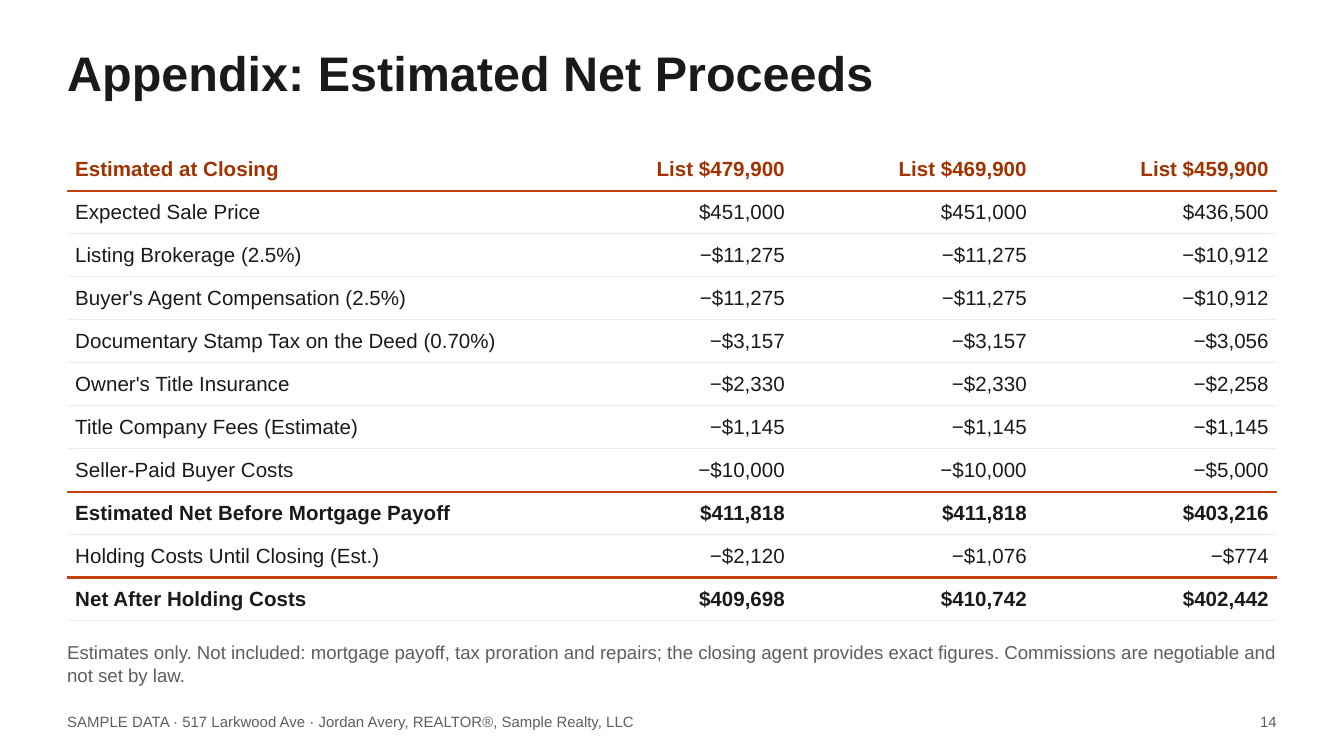
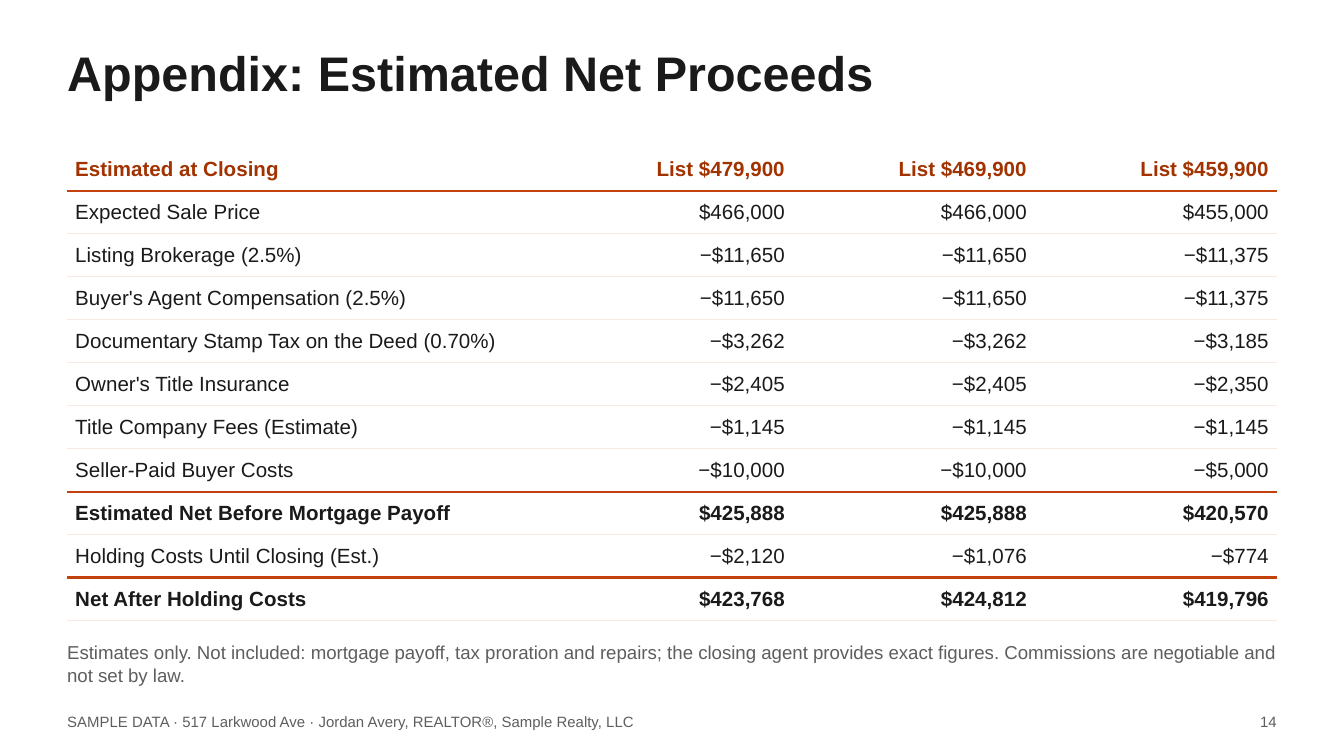
Before and after one commit to axelrivera/real-estate-skills, a slide deck: slide 14 of samples/seller-cma/517-Larkwood-Ave-Listing-Presentation.pptx. Drawn at 1344x756 pixels with LibreOffice and Linux fonts; fonts in the diff are those of the drawing. Boxes give left, top, right and bottom in pixels: in the first picture for what was removed or moved away, otherwise in the second. Text is boxed around its words. In the diff, an @@ line names an element or a change of style, - is before the commit and + after.

```diff
--- a/samples/seller-cma/517-Larkwood-Ave-Listing-Presentation.pptx
+++ b/samples/seller-cma/517-Larkwood-Ave-Listing-Presentation.pptx
@@ table at box(67, 148, 1277, 615) @@
-row 2: Expected Sale Price | $451,000 | $451,000 | $436,500
+row 2: Expected Sale Price | $466,000 | $466,000 | $455,000
-row 3: Listing Brokerage (2.5%) | −$11,275 | −$11,275 | −$10,912
+row 3: Listing Brokerage (2.5%) | −$11,650 | −$11,650 | −$11,375
-row 4: Buyer's Agent Compensation (2.5%) | −$11,275 | −$11,275 | −$10,912
+row 4: Buyer's Agent Compensation (2.5%) | −$11,650 | −$11,650 | −$11,375
-row 5: Documentary Stamp Tax on the Deed (0.70%) | −$3,157 | −$3,157 | −$3,056
+row 5: Documentary Stamp Tax on the Deed (0.70%) | −$3,262 | −$3,262 | −$3,185
-row 6: Owner's Title Insurance | −$2,330 | −$2,330 | −$2,258
+row 6: Owner's Title Insurance | −$2,405 | −$2,405 | −$2,350
-row 9: Estimated Net Before Mortgage Payoff | $411,818 | $411,818 | $403,216
+row 9: Estimated Net Before Mortgage Payoff | $425,888 | $425,888 | $420,570
-row 11: Net After Holding Costs | $409,698 | $410,742 | $402,442
+row 11: Net After Holding Costs | $423,768 | $424,812 | $419,796
```
Also in this commit, not shown: 4 other slides changed, 8 other files.
